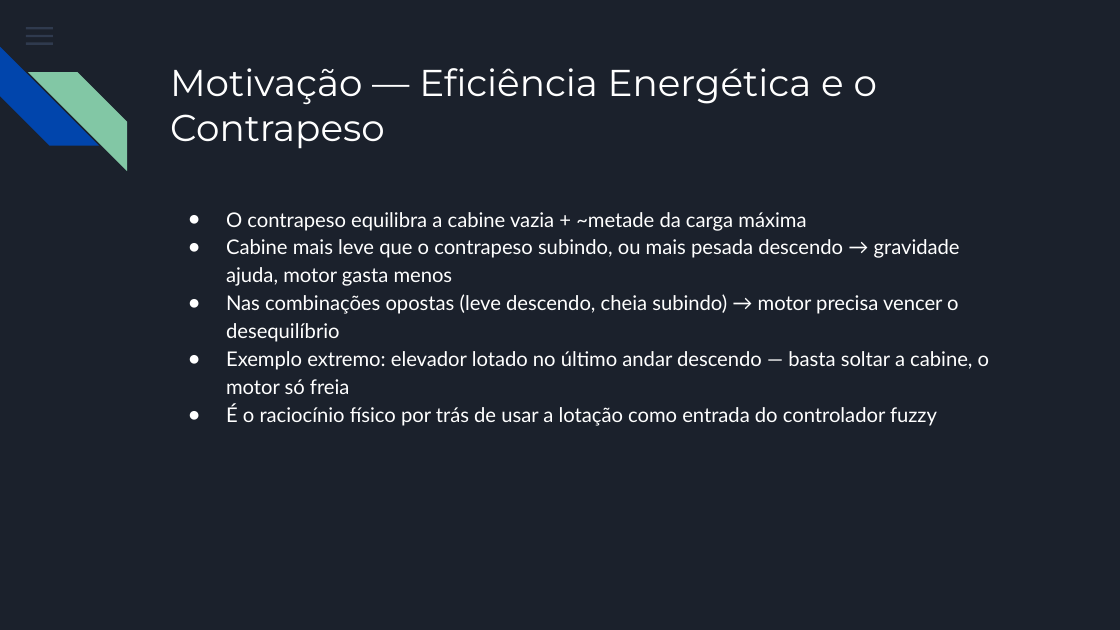
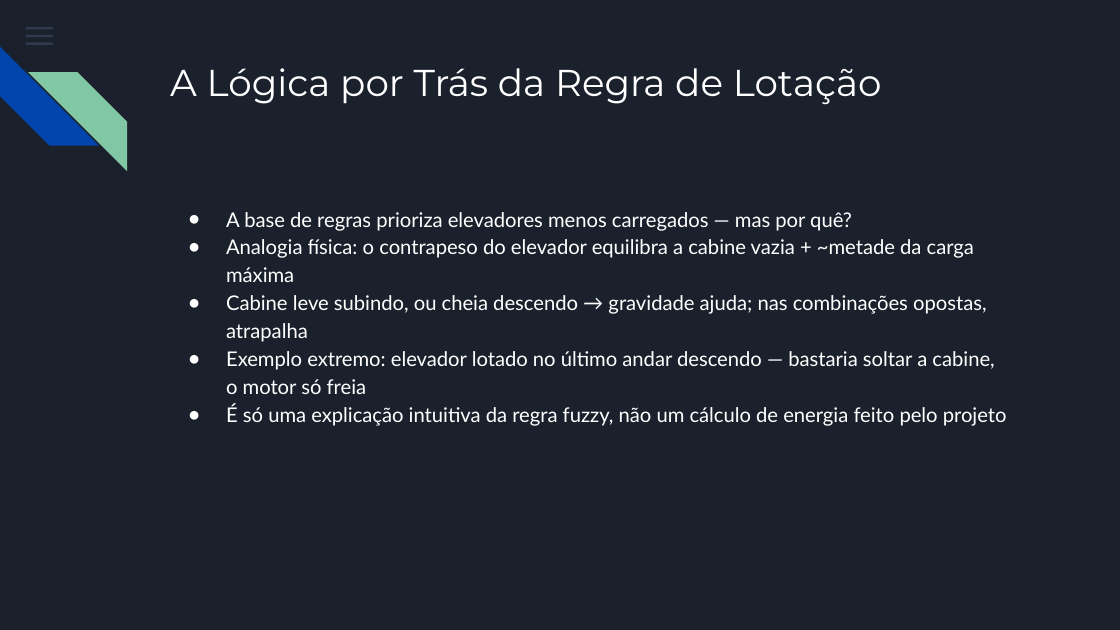
Before and after one commit to Henriqueanjos12/elevadores-fuzzy-web, a slide deck: slide 6 of Apresentacao_Elevadores_Fuzzy_Web.pptx. Drawn at 1120x630 pixels with LibreOffice and Linux fonts; fonts in the diff are those of the drawing. Boxes give left, top, right and bottom in pixels: in the first picture for what was removed or moved away, otherwise in the second. Text is boxed around its words. In the diff, an @@ line names an element or a change of style, - is before the commit and + after.

```diff
--- a/Apresentacao_Elevadores_Fuzzy_Web.pptx
+++ b/Apresentacao_Elevadores_Fuzzy_Web.pptx
@@ title at [170,68,882,105]: text changed @@
-Motivação — Eficiência Energética e o Contrapeso
+A Lógica por Trás da Regra de Lotação
@@ text at [226,212,1007,426]: text changed @@
-● O contrapeso equilibra a cabine vazia + ~metade da carga máxima
-● Cabine mais leve que o contrapeso subindo, ou mais pesada descendo → gravidade ajuda, motor gasta menos
-● Nas combinações opostas (leve descendo, cheia subindo) → motor precisa vencer o desequilíbrio
-● Exemplo extremo: elevador lotado no último andar descendo — basta soltar a cabine, o motor só freia
-● É o raciocínio físico por trás de usar a lotação como entrada do controlador fuzzy
+● A base de regras prioriza elevadores menos carregados — mas por quê?
+● Analogia física: o contrapeso do elevador equilibra a cabine vazia + ~metade da carga máxima
+● Cabine leve subindo, ou cheia descendo → gravidade ajuda; nas combinações opostas, atrapalha
+● Exemplo extremo: elevador lotado no último andar descendo — bastaria soltar a cabine, o motor só freia
+● É só uma explicação intuitiva da regra fuzzy, não um cálculo de energia feito pelo projeto
```
Also in this commit, not shown: 4 other slides changed.
